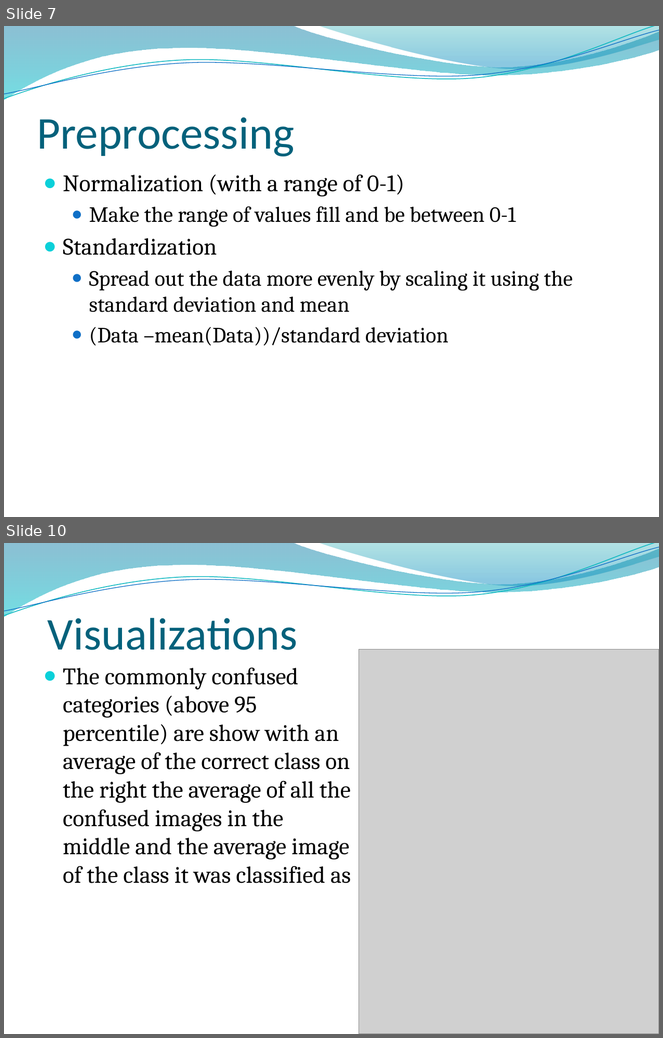
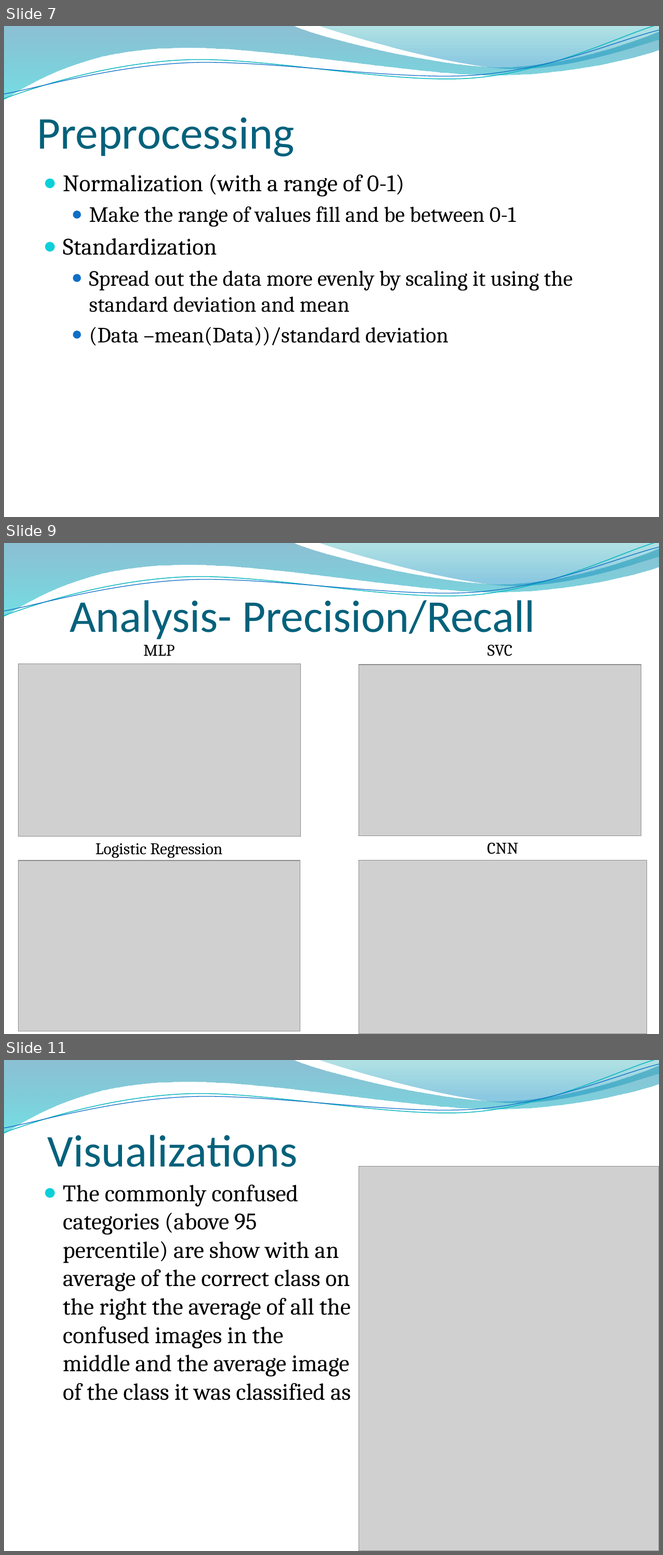
Before and after one commit to ParkerWilliamson/clothingCategorization, a slide deck: SlideDeck.pptx. Shown one above the other, each under a label of ours: slides 7 and 10 before the commit, slides 7, 9 and 11 after it; the slides between them are not shown. The pictures are 663x1038 and 663x1555 pixels, drawn with LibreOffice and Linux fonts; fonts in the diff are those of the drawing; grey boxes stand for pictures; background and template pictures are left out. Boxes give left, top, right and bottom in pixels: in the first picture for what was removed or moved away, otherwise in the second. Text is boxed around its words. In the diff, an @@ line names an element or a change of style, - is before the commit and + after.

```diff
--- a/SlideDeck.pptx
+++ b/SlideDeck.pptx
@@ slide 9 added at (x1=4, y1=543, x2=659, y2=1034), background picture (left out); not listed: 4 template elements that a slide beside it also shows @@
@@ text added at (x1=70, y1=594, x2=535, y2=639), 50 pt, text #04617B @@
+Analysis- Precision/Recall
@@ text added at (x1=143, y1=645, x2=175, y2=656), 18 pt, text #000000 @@
+MLP
@@ text added at (x1=488, y1=644, x2=513, y2=656), 18 pt, text #000000 @@
+SVC
@@ picture added at (x1=19, y1=664, x2=301, y2=837) @@
@@ picture added at (x1=359, y1=665, x2=642, y2=836) @@
@@ text added at (x1=96, y1=844, x2=222, y2=858), 18 pt, text #000000 @@
+Logistic Regression
@@ text added at (x1=487, y1=843, x2=518, y2=854), 18 pt, text #000000 @@
+CNN
@@ picture added at (x1=19, y1=861, x2=300, y2=1031) @@
@@ picture added at (x1=359, y1=860, x2=647, y2=1034) @@
@@ what was slide 10 is now slide 11 @@
```
Also in this commit, not shown: 2 slides changed, 4 other files.
